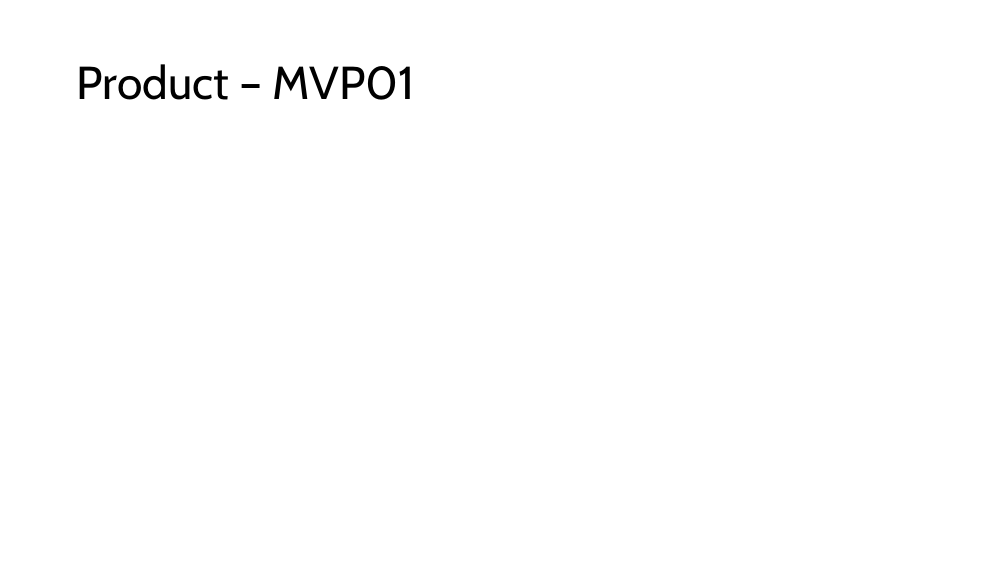
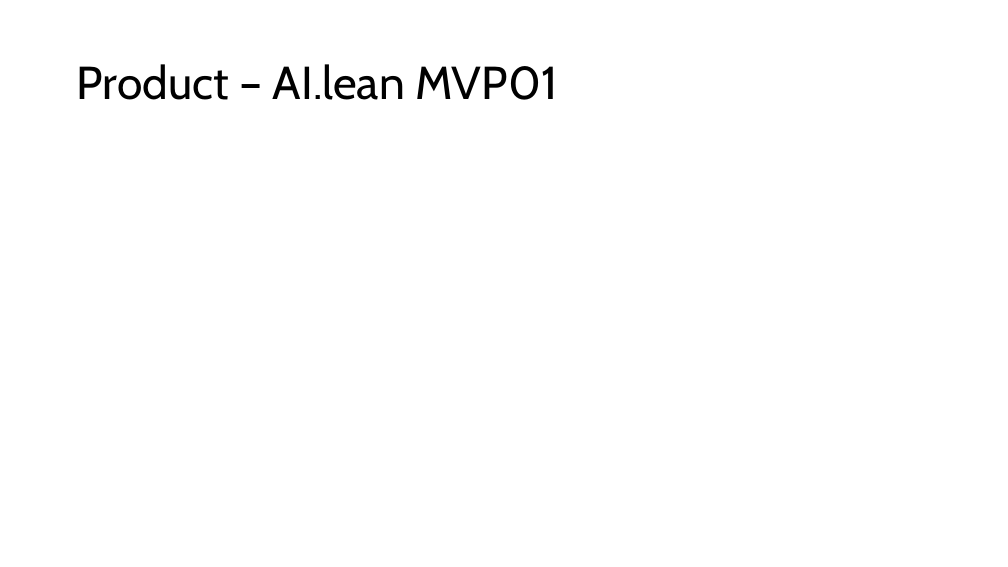
Before and after one commit to ryncii/SprintPOC, a slide deck: slide 8 of PitchDeck.pptx. Drawn at 1008x567 pixels with LibreOffice and Linux fonts; fonts in the diff are those of the drawing. Boxes give left, top, right and bottom in pixels: in the first picture for what was removed or moved away, otherwise in the second. Text is boxed around its words. In the diff, an @@ line names an element or a change of style, - is before the commit and + after.

```diff
--- a/PitchDeck.pptx
+++ b/PitchDeck.pptx
@@ title at box(77, 64, 557, 100): text changed @@
-Product – MVP01
+Product – AI.lean MVP01
```
Also in this commit, not shown: 4 other slides changed, 14 slides added, 2 slides removed, 1 other file.
